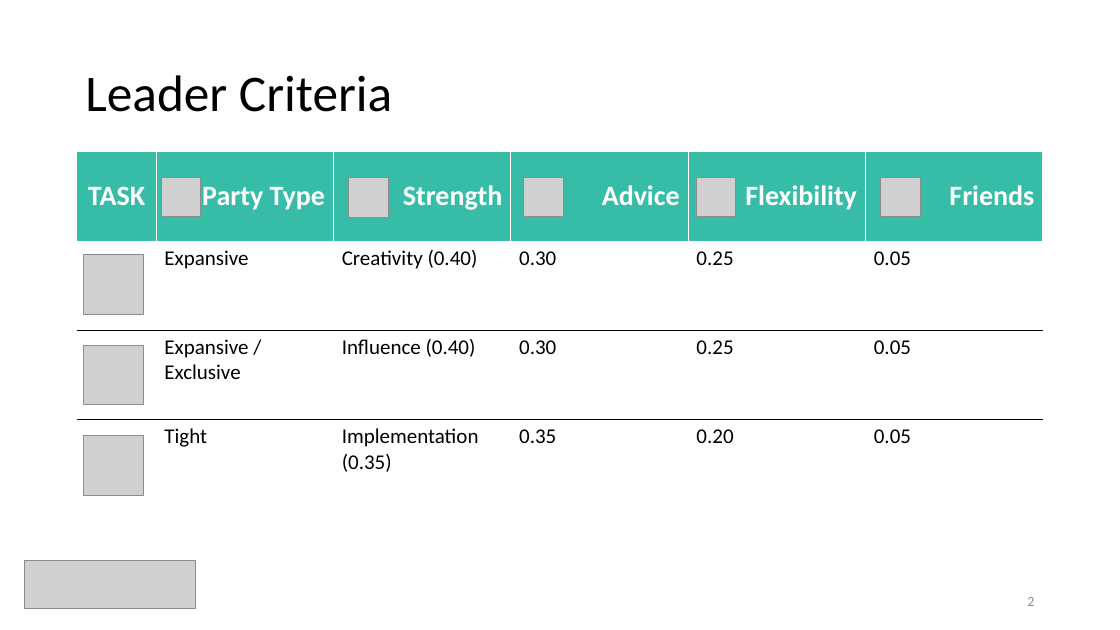
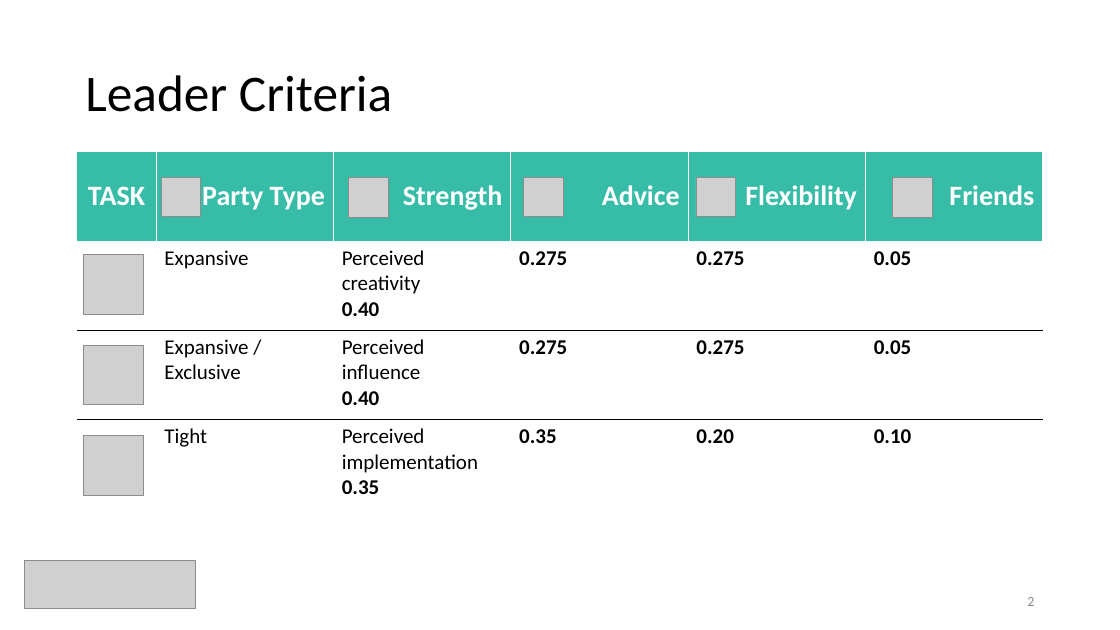
Before and after one commit to ceciliacheungns/Analytics_In_Business, a slide deck: slide 3 of Presentation.pptx. Drawn at 1120x630 pixels with LibreOffice and Linux fonts; fonts in the diff are those of the drawing; grey boxes stand for pictures. Boxes give left, top, right and bottom in pixels: in the first picture for what was removed or moved away, otherwise in the second. Text is boxed around its words. In the diff, an @@ line names an element or a change of style, - is before the commit and + after.

```diff
--- a/Presentation.pptx
+++ b/Presentation.pptx
@@ table at (77, 151, 1043, 508) @@
-row 2:  | Expansive | Creativity (0.40) | 0.30 | 0.25 | 0.05
+row 2:  | Expansive | Perceived creativity / 0.40 | 0.275 | 0.275 | 0.05
-row 3:  | Expansive / / Exclusive | Influence (0.40) | 0.30 | 0.25 | 0.05
+row 3:  | Expansive / / Exclusive | Perceived influence / 0.40 | 0.275 | 0.275 | 0.05
-row 4, column 3: Implementation (0.35)
+row 4, column 3: Perceived implementation 0.35
-row 4, column 6: 0.05
+row 4, column 6: 0.10
@@ bold on in "0.05", "0.05", "0.35", "0.20" @@
@@ picture: place and size @@
-picture at (881, 177, 921, 217)
+picture at (893, 178, 933, 218)
```
Also in this commit, not shown: 3 other slides changed.
